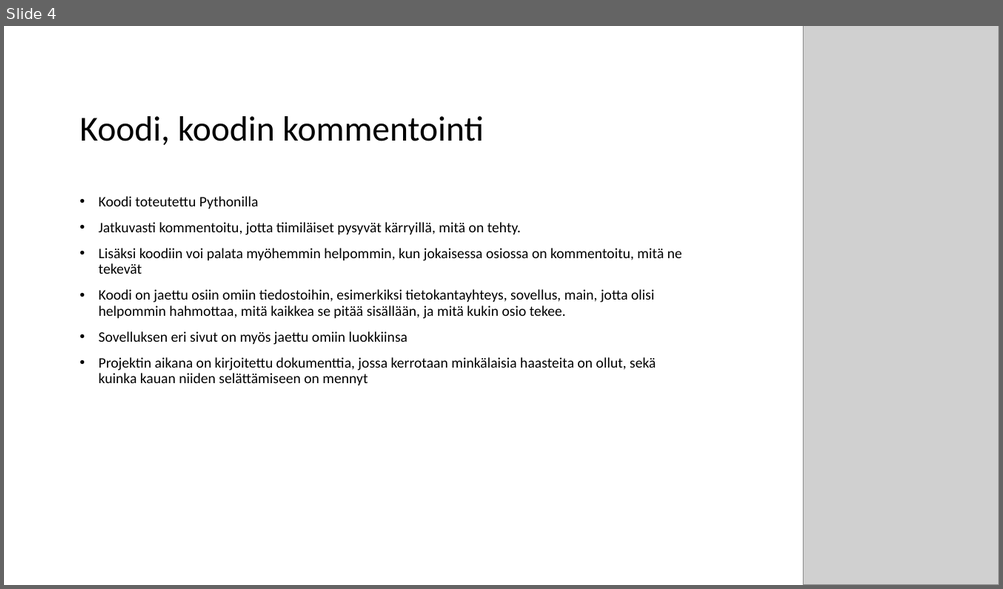
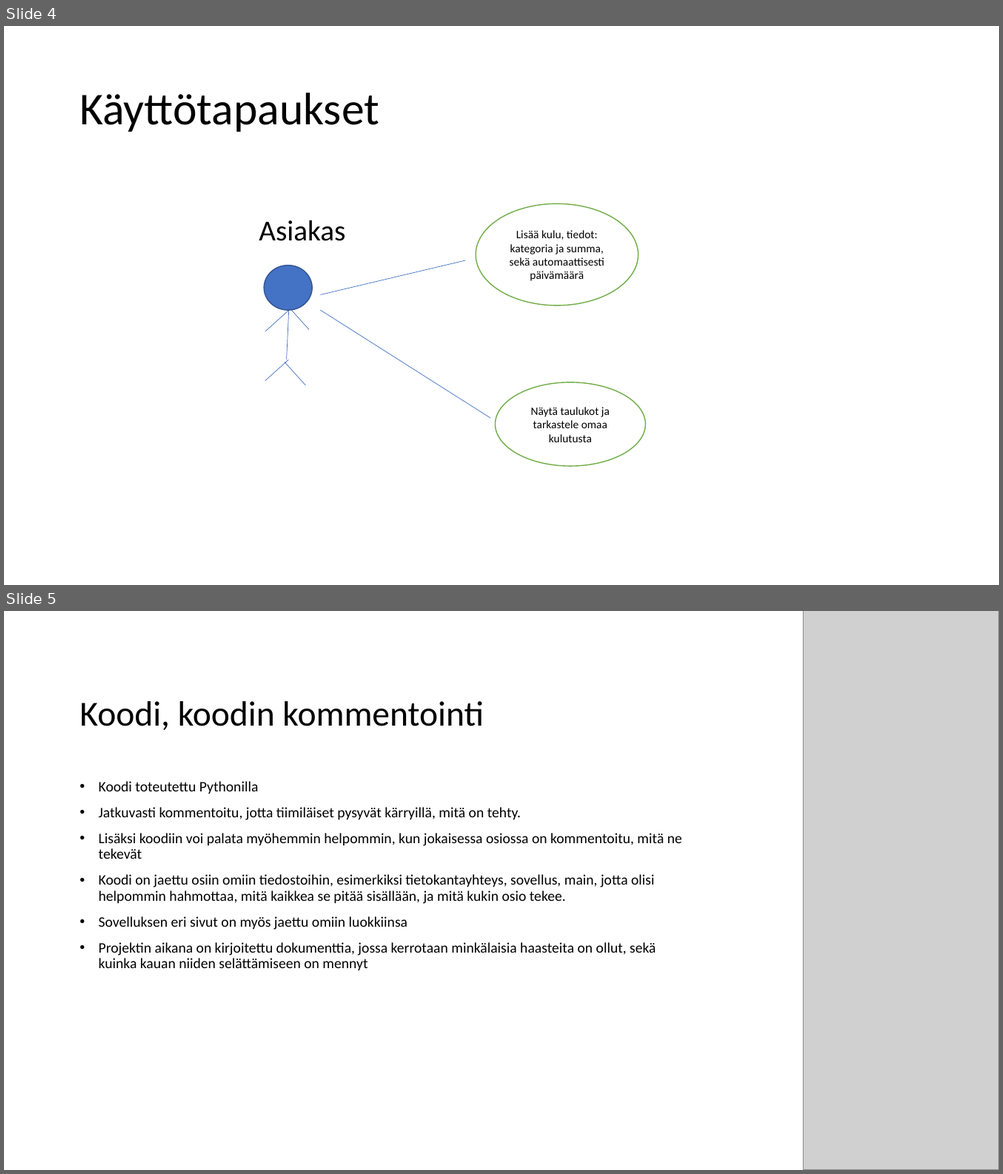
Before and after one commit to silver1ce/massikamu_project, a slide deck: MassiKamu/Massikamu.pptx. Shown one above the other, each under a label of ours: slide 4 before the commit, slides 4 and 5 after it. The pictures are 1003x589 and 1003x1174 pixels, drawn with LibreOffice and Linux fonts; fonts in the diff are those of the drawing; grey boxes stand for pictures. Boxes give left, top, right and bottom in pixels: in the first picture for what was removed or moved away, otherwise in the second. Text is boxed around its words. In the diff, an @@ line names an element or a change of style, - is before the commit and + after.

```diff
--- a/MassiKamu/Massikamu.pptx
+++ b/MassiKamu/Massikamu.pptx
@@ slide 4 added at <box>4,26,999,585</box>, background #FFFFFF @@
@@ title added at <box>79,93,379,132</box>, 44 pt, text #000000 @@
+Käyttötapaukset
@@ text added at <box>259,220,345,241</box>, 28 pt, text #000000 @@
+Asiakas
@@ ellipse added at <box>475,204,638,305</box>, fill #FFFFFF, outline #70AD47 1 pt, 11 pt, text #000000 @@
+Lisää kulu, tiedot: kategoria ja summa, sekä automaattisesti päivämäärä
@@ ellipse added at <box>264,266,312,310</box>, fill #4472C4, outline #325491 1 pt @@
@@ line added from (320, 295) to (465, 261), #4472C4 0.5 pt @@
@@ line added from (288, 311) to (265, 332), #4472C4 0.5 pt @@
@@ line added from (289, 309) to (287, 360), #4472C4 0.5 pt @@
@@ line added from (288, 306) to (309, 329), #4472C4 0.5 pt @@
@@ line added from (320, 310) to (490, 418), #4472C4 0.5 pt @@
@@ line added from (288, 360) to (265, 381), #4472C4 0.5 pt @@
@@ line added from (284, 363) to (305, 386), #4472C4 0.5 pt @@
@@ ellipse added at <box>495,383,645,466</box>, fill #FFFFFF, outline #70AD47 1 pt, 11 pt, text #000000 @@
+Näytä taulukot ja tarkastele omaa kulutusta
@@ what was slide 4 is now slide 5 @@
```
Also in this commit, not shown: 1 slide changed, 1 other file.
